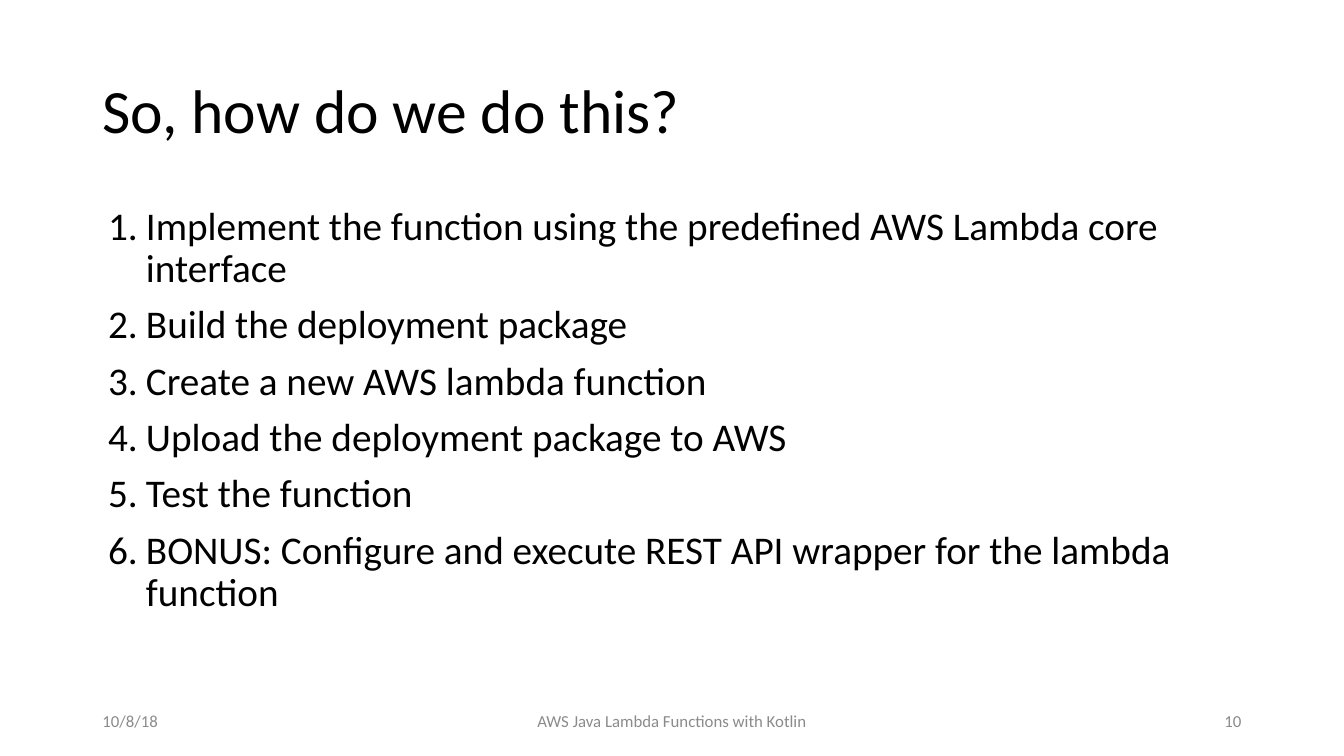
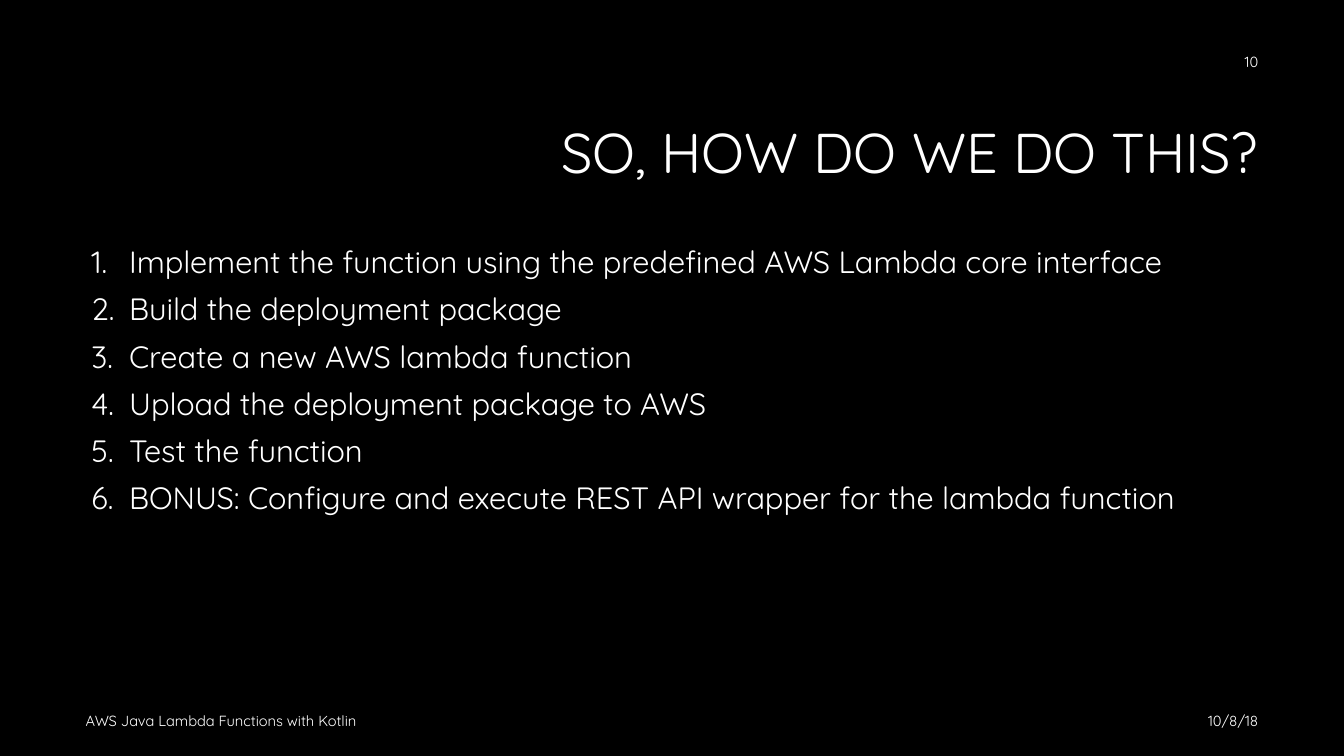
Before and after one commit to jkwuc89/Presentations, a slide deck: slide 10 of AWS Java Lambda Functions with Kotlin Ohio DevFest 2018.pptx. Drawn at 1344x756 pixels with LibreOffice and Linux fonts; fonts in the diff are those of the drawing; background and template pictures are left out. Boxes give left, top, right and bottom in pixels: in the first picture for what was removed or moved away, otherwise in the second. Text is boxed around its words. In the diff, an @@ line names an element or a change of style, - is before the commit and + after.

Commit message:
Updated theme

```diff
--- a/AWS Java Lambda Functions with Kotlin Ohio DevFest 2018.pptx
+++ b/AWS Java Lambda Functions with Kotlin Ohio DevFest 2018.pptx
@@ background #FFFFFF to #000000 @@
@@ page number: place and size @@
-page number at [1224,716,1241,727]
+page number at [1245,56,1259,67]
@@ page number at [1245,56,1259,67]: size 12 to 10.5 pt, font Calibri to Quicksand, text colour #8C8C8C to #FFFFFF @@
@@ title at [561,131,1258,180]: text changed; size 44 to 40 pt; font Calibri to Quicksand; text colour #000000 to #FFFFFF @@
-So, how do we do this?
+SO, HOW DO WE DO THIS?
@@ text "Implement the function using the ...": place and size @@
-text "Implement the function using the ..." at [146,212,1170,607]
+text "Implement the function using the ..." at [129,250,1175,515]
@@ text "Implement the function using the ..." at [129,250,1175,515]: size 28 to 22 pt, font Calibri to Quicksand, text colour #000000 to #FFFFFF @@
@@ text "AWS Java Lambda Functions with ...": place and size @@
-text "AWS Java Lambda Functions with ..." at [537,715,806,727]
+text "AWS Java Lambda Functions with ..." at [86,715,356,726]
@@ text "AWS Java Lambda Functions with ..." at [86,715,356,726]: size 12 to 10.5 pt, font Calibri to Quicksand, text colour #8C8C8C to #FFFFFF; alignment centre to left @@
@@ text "10/8/18": place and size @@
-text "10/8/18" at [102,715,157,728]
+text "10/8/18" at [1208,714,1258,728]
@@ text "10/8/18" at [1208,714,1258,728]: size 12 to 10.5 pt, font Calibri to Quicksand, text colour #8C8C8C to #FFFFFF; alignment left to right @@
```
Also in this commit, not shown: 12 other slides changed.
